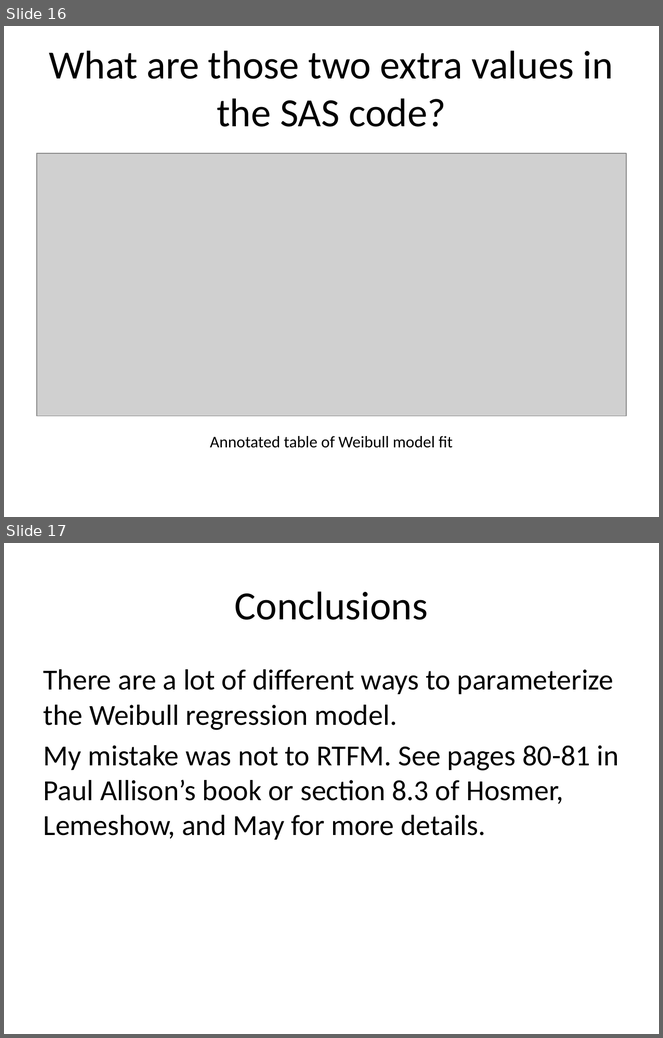
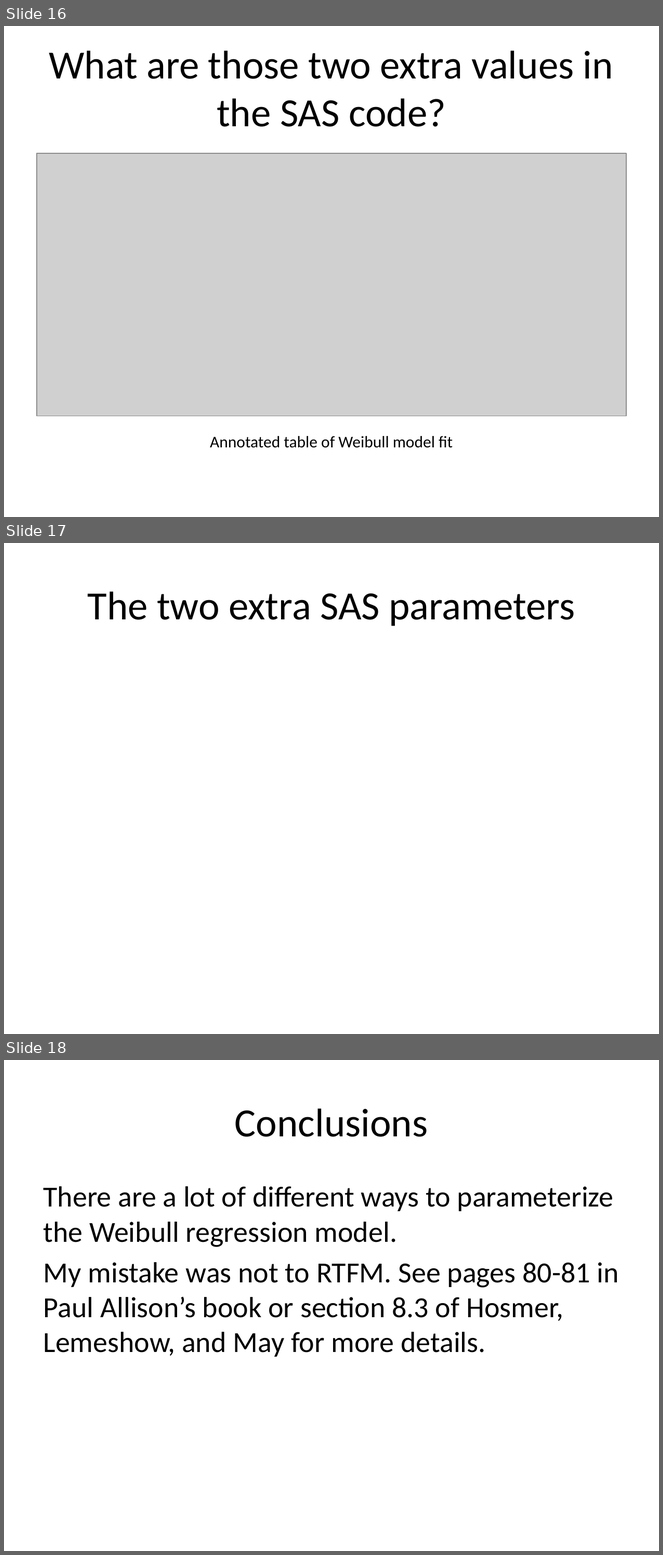
Before and after one commit to pmean/survival-lecture5, a slide deck: r/correction.pptx. Shown one above the other, each under a label of ours: slides 16 and 17 before the commit, slides 16, 17 and 18 after it. The pictures are 663x1038 and 663x1555 pixels, drawn with LibreOffice and Linux fonts; fonts in the diff are those of the drawing; grey boxes stand for pictures. Boxes give left, top, right and bottom in pixels: in the first picture for what was removed or moved away, otherwise in the second. Text is boxed around its words. In the diff, an @@ line names an element or a change of style, - is before the commit and + after.

Commit message:
Added extra SAS discussion to correction.Rmd.

```diff
--- a/r/correction.pptx
+++ b/r/correction.pptx
@@ slide 17 added at (x1=4, y1=543, x2=659, y2=1034), background #FFFFFF @@
@@ title added at (x1=88, y1=591, x2=575, y2=626), 44 pt, text #000000 @@
+The two extra SAS parameters
@@ what was slide 17 is now slide 18 @@
```
Also in this commit, not shown: 1 slide changed, 2 other files.
